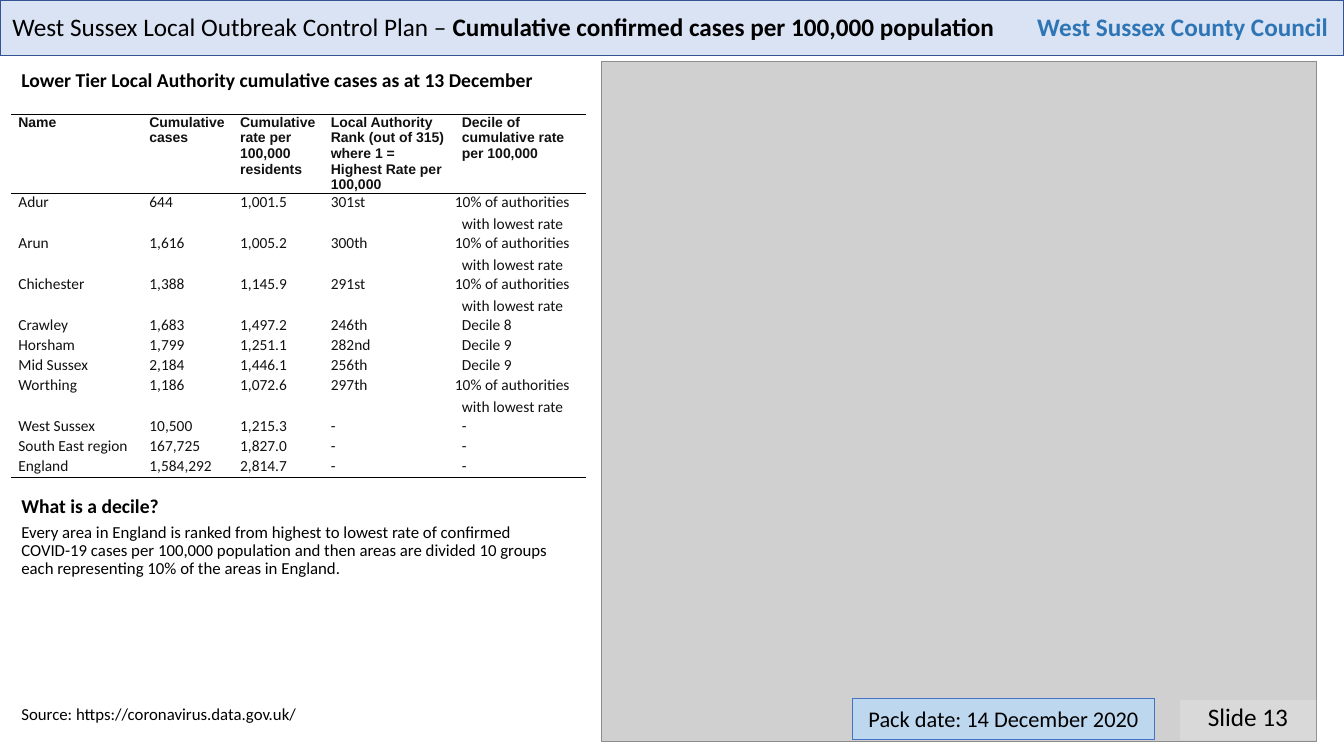
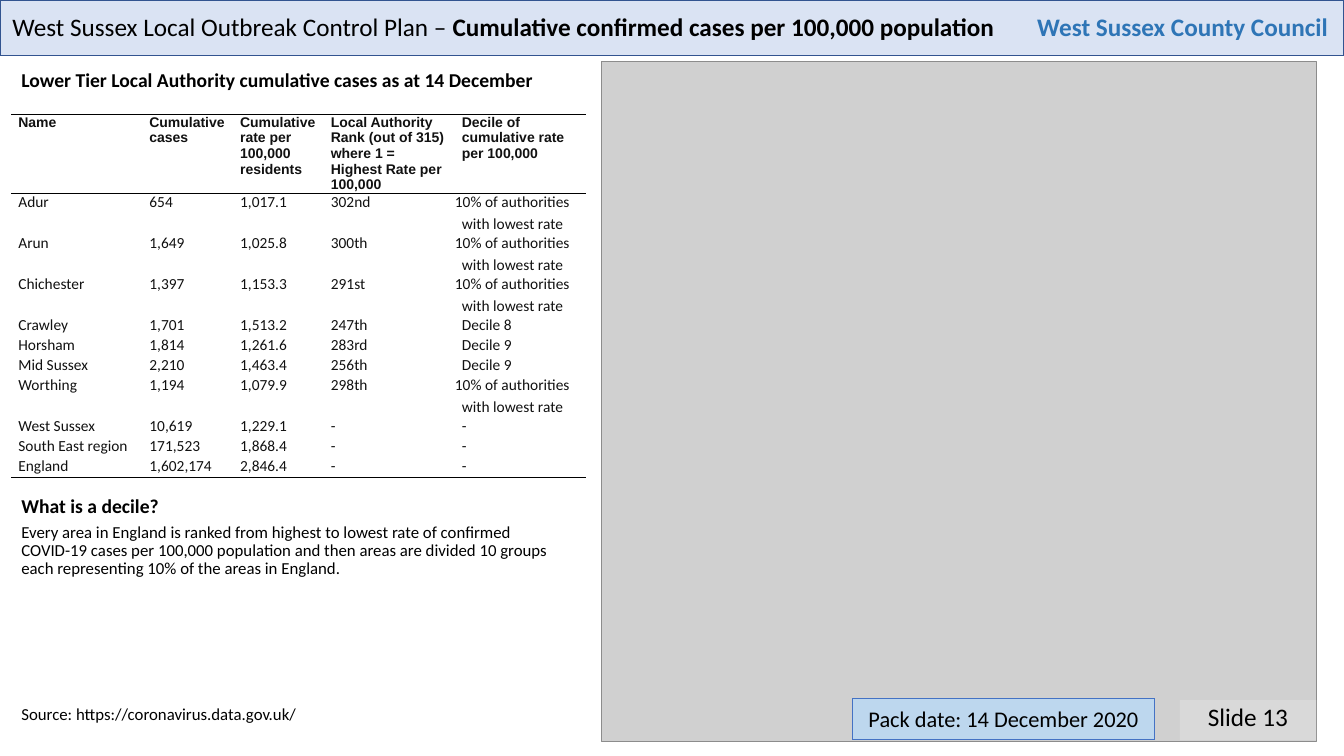
Before and after one commit to psychty/wsx_covid_datapack_public, a slide deck: slide 13 of Latest_West_Sussex_C19_slide_deck.pptx. Drawn at 1344x756 pixels with LibreOffice and Linux fonts; fonts in the diff are those of the drawing; grey boxes stand for pictures. Boxes give left, top, right and bottom in pixels: in the first picture for what was removed or moved away, otherwise in the second. Text is boxed around its words. In the diff, an @@ line names an element or a change of style, - is before the commit and + after.

```diff
--- a/Latest_West_Sussex_C19_slide_deck.pptx
+++ b/Latest_West_Sussex_C19_slide_deck.pptx
@@ text at [21, 73, 533, 90]: text changed @@
-Lower Tier Local Authority cumulative cases as at 13 December
+Lower Tier Local Authority cumulative cases as at 14 December
@@ table at [11, 115, 586, 478] @@
-row 2: Adur | 644 | 1,001.5 | 301st | 10% of authorities with lowest rate
+row 2: Adur | 654 | 1,017.1 | 302nd | 10% of authorities with lowest rate
-row 3, column 2: 1,616
+row 3, column 2: 1,649
-row 3, column 3: 1,005.2
+row 3, column 3: 1,025.8
-row 4, column 2: 1,388
+row 4, column 2: 1,397
-row 4, column 3: 1,145.9
+row 4, column 3: 1,153.3
-row 5: Crawley | 1,683 | 1,497.2 | 246th | Decile 8
+row 5: Crawley | 1,701 | 1,513.2 | 247th | Decile 8
-row 6: Horsham | 1,799 | 1,251.1 | 282nd | Decile 9
+row 6: Horsham | 1,814 | 1,261.6 | 283rd | Decile 9
-row 7, column 2: 2,184
+row 7, column 2: 2,210
-row 7, column 3: 1,446.1
+row 7, column 3: 1,463.4
-row 8: Worthing | 1,186 | 1,072.6 | 297th | 10% of authorities with lowest rate
+row 8: Worthing | 1,194 | 1,079.9 | 298th | 10% of authorities with lowest rate
-row 9, column 2: 10,500
+row 9, column 2: 10,619
-row 9, column 3: 1,215.3
+row 9, column 3: 1,229.1
-row 10, column 2: 167,725
+row 10, column 2: 171,523
-row 10, column 3: 1,827.0
+row 10, column 3: 1,868.4
-row 11, column 2: 1,584,292
+row 11, column 2: 1,602,174
-row 11, column 3: 2,814.7
+row 11, column 3: 2,846.4
```
Also in this commit, not shown: 4 other slides changed, 56 other files.
